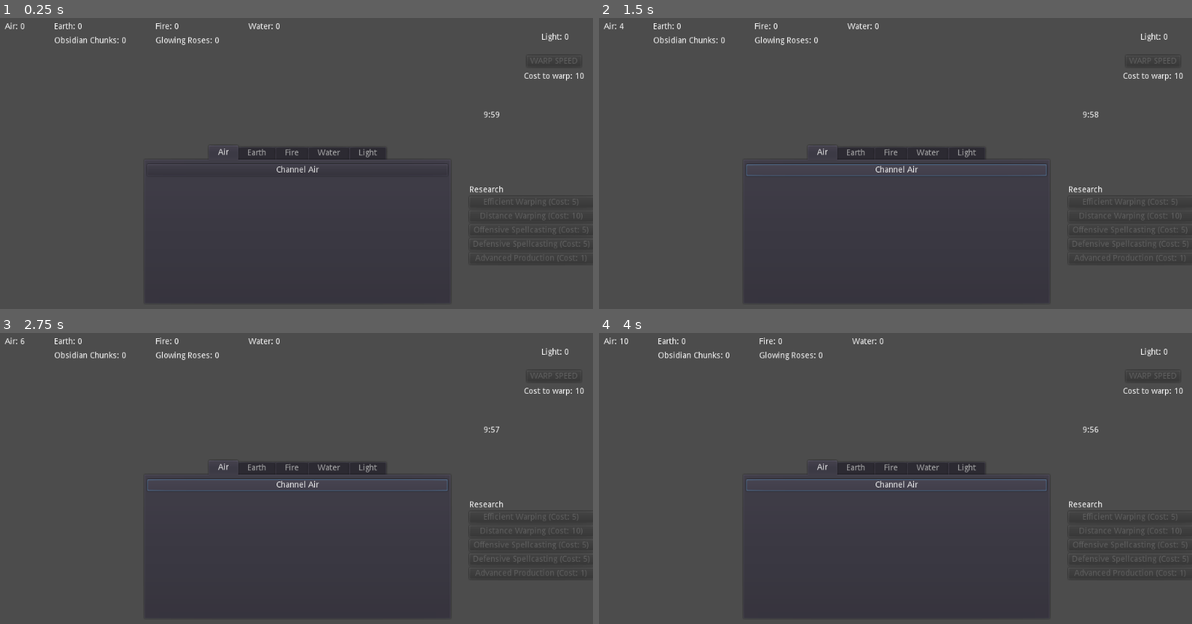
Above: before the commit, frames 1-4 (two rows, left to right).
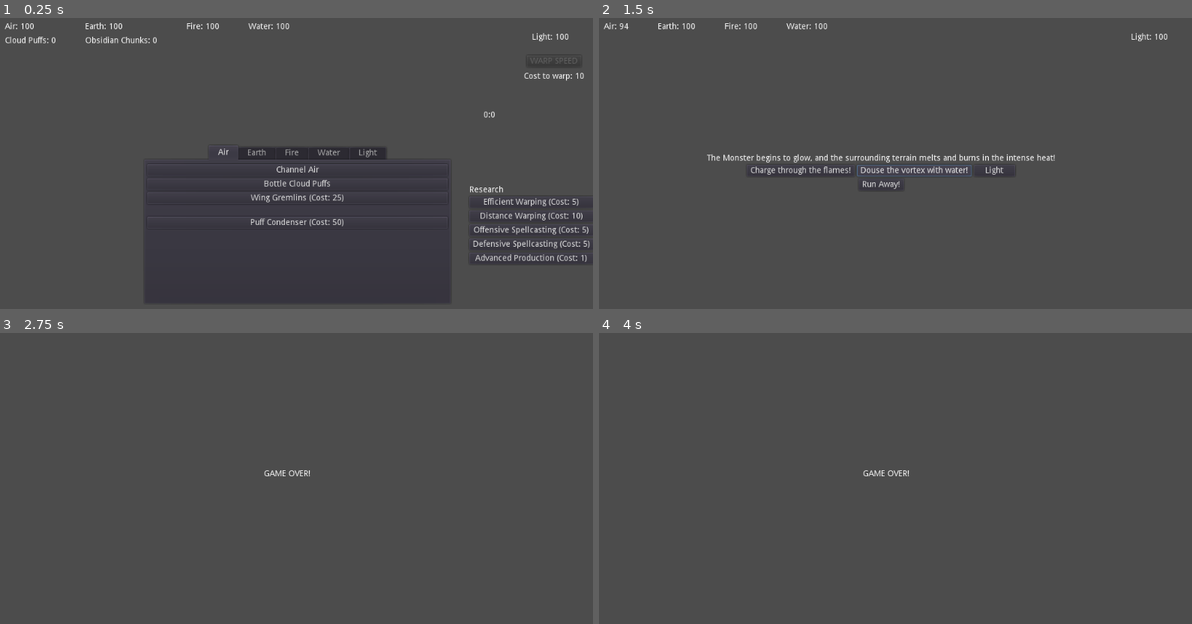
Above: after the commit, the same moments.

Repository: Kevin-Mortimer-19/Spellwarp
Game: Godot game, scene res://Scenes/Dimension.tscn
The game is run twice, just before and just after one commit, with the same random seed, the same clock (stepped at 60 frames per second) and the same inputs.
Inputs (mouse positions are in pixels of both pictures, inside the frame that each line leads up to):
- Up to frame 1 (0.25 s): no input
- Up to frame 2 (1.5 s): click "Channel Air" at 0.5 s; click (919, 169) at 1.25 s, where only the run after the commit has a clickable "Rock shield!"
- Up to frame 3 (2.75 s): click (201, 484) at 2 s, where only the run after the commit has a clickable "Charge through the flames!"
- Up to frame 4 (4 s): click (895, 484) at 2.75 s, where only the run before the commit has a clickable "Channel Air"; click (895, 484) at 3.5 s, where only the run before the commit has a clickable "Channel Air"

The runs differ from the first frame. In frame 1, 2.2% of the frame differs, in the area x 0-100%, y 1-84%; in frame 2, 3.1%, in the area x 3-99%, y 1-61%; in frame 3, 2.2%; in frame 4, 2.3%.

Commit message:
bossfight mechanics complete

Diff:
--- /dev/null
+++ b/Scenes/GAMEOVER.tscn
@@ -0,0 +1,12 @@
+[gd_scene format=2]
+
+[node name="Control" type="Control"]
+anchor_right = 1.0
+anchor_bottom = 1.0
+
+[node name="Label" type="Label" parent="."]
+margin_left = 461.703
+margin_top = 265.568
+margin_right = 559.703
+margin_bottom = 294.568
+text = "GAME OVER!"
--- a/Scenes/MonsterFight.tscn
+++ b/Scenes/MonsterFight.tscn
@@ -1,56 +1,140 @@
-[gd_scene load_steps=2 format=2]
+[gd_scene load_steps=3 format=2]
 
 [ext_resource path="res://Scripts/MidBattleWarp.gd" type="Script" id=1]
+[ext_resource path="res://Scripts/BossFight.gd" type="Script" id=2]
 
 [node name="Control" type="Control"]
 anchor_right = 1.0
 anchor_bottom = 1.0
+script = ExtResource( 2 )
 
-[node name="VBoxContainer" type="VBoxContainer" parent="."]
+[node name="Elements" type="HBoxContainer" parent="."]
+anchor_right = 1.0
+anchor_bottom = 1.0
+margin_left = 20.0
+margin_top = 40.0
+margin_right = -21.0
+margin_bottom = -510.0
+custom_constants/separation = 50
+
+[node name="Air" type="VBoxContainer" parent="Elements"]
+margin_right = 22.0
+margin_bottom = 50.0
+custom_constants/separation = 10
+
+[node name="Count" type="Label" parent="Elements/Air"]
+margin_right = 22.0
+margin_bottom = 14.0
+text = "Air:"
+
+[node name="Earth" type="VBoxContainer" parent="Elements"]
+margin_left = 72.0
+margin_right = 108.0
+margin_bottom = 50.0
+custom_constants/separation = 10
+
+[node name="Count" type="Label" parent="Elements/Earth"]
+margin_right = 36.0
+margin_bottom = 14.0
+text = "Earth:"
+
+[node name="Fire" type="VBoxContainer" parent="Elements"]
+margin_left = 158.0
+margin_right = 186.0
+margin_bottom = 50.0
+custom_constants/separation = 10
+
+[node name="Count" type="Label" parent="Elements/Fire"]
+margin_right = 28.0
+margin_bottom = 14.0
+text = "Fire:"
+
+[node name="Water" type="VBoxContainer" parent="Elements"]
+margin_left = 236.0
+margin_right = 278.0
+margin_bottom = 50.0
+custom_constants/separation = 10
+
+[node name="Count" type="Label" parent="Elements/Water"]
+margin_right = 42.0
+margin_bottom = 14.0
+text = "Water:"
+
+[node name="Menu" type="VBoxContainer" parent="."]
 margin_left = 68.0187
 margin_top = 120.123
 margin_right = 919.019
 margin_bottom = 472.123
 alignment = 1
 
-[node name="Label" type="Label" parent="VBoxContainer"]
+[node name="Label" type="Label" parent="Menu"]
 margin_top = 145.0
 margin_right = 851.0
 margin_bottom = 159.0
-text = "The Monster attacks, breathing a jet of smoldering fire towards you!"
 align = 1
 
-[node name="HBoxContainer" type="HBoxContainer" parent="VBoxContainer"]
+[node name="CombatRow" type="HBoxContainer" parent="Menu"]
 margin_top = 163.0
 margin_right = 851.0
 margin_bottom = 183.0
 alignment = 1
 
-[node name="FightButton1" type="Button" parent="VBoxContainer/HBoxContainer"]
-margin_left = 237.0
-margin_right = 406.0
+[node name="FailButton" type="Button" parent="Menu/CombatRow"]
+margin_left = 150.0
+margin_right = 319.0
 margin_bottom = 20.0
 rect_min_size = Vector2( 70, 20 )
 text = "Block it with your hands!"
 
-[node name="FightButton2" type="Button" parent="VBoxContainer/HBoxContainer"]
-margin_left = 410.0
-margin_right = 614.0
+[node name="ElementButton" type="Button" parent="Menu/CombatRow"]
+margin_left = 323.0
+margin_right = 527.0
 margin_bottom = 20.0
 rect_min_size = Vector2( 70, 20 )
 text = "Block it with a shield of water!"
 
-[node name="HBoxContainer2" type="HBoxContainer" parent="VBoxContainer"]
+[node name="LightButton" type="Button" parent="Menu/CombatRow"]
+margin_left = 531.0
+margin_right = 700.0
+margin_bottom = 20.0
+rect_min_size = Vector2( 70, 20 )
+text = "Block it with your hands!"
+
+[node name="Advance" type="Button" parent="Menu/CombatRow"]
+visible = false
+margin_left = 610.0
+margin_right = 622.0
+margin_bottom = 20.0
+
+[node name="WarpRow" type="HBoxContainer" parent="Menu"]
 margin_top = 187.0
 margin_right = 851.0
 margin_bottom = 207.0
 alignment = 1
 
-[node name="WarpButton" type="Button" parent="VBoxContainer/HBoxContainer2"]
+[node name="WarpButton" type="Button" parent="Menu/WarpRow"]
 margin_left = 387.0
 margin_right = 464.0
 margin_bottom = 20.0
 text = "Run Away!"
 script = ExtResource( 1 )
 
-[connection signal="pressed" from="VBoxContainer/HBoxContainer2/WarpButton" to="VBoxContainer/HBoxContainer2/WarpButton" method="_on_warp_pressed"]
+[node name="LightHBox" type="HBoxContainer" parent="."]
+margin_left = 20.0
+margin_top = 40.0
+margin_right = 983.0
+margin_bottom = 90.0
+alignment = 2
+
+[node name="LightLabel" type="Label" parent="LightHBox"]
+margin_left = 928.0
+margin_top = 18.0
+margin_right = 963.0
+margin_bottom = 32.0
+text = "Light:"
+align = 2
+
+[connection signal="pressed" from="Menu/CombatRow/FailButton" to="." method="_on_fail_button_pressed"]
+[connection signal="pressed" from="Menu/CombatRow/ElementButton" to="." method="_on_element_button_pressed"]
+[connection signal="pressed" from="Menu/CombatRow/LightButton" to="." method="_on_light_button_pressed"]
+[connection signal="pressed" from="Menu/WarpRow/WarpButton" to="Menu/WarpRow/WarpButton" method="_on_warp_pressed"]
--- a/Scripts/BigScript.gd
+++ b/Scripts/BigScript.gd
@@ -37,11 +37,22 @@
 var current_dim = dim.new(1,1,1,1)
 
 func _ready():
+	rng.randomize()
+	if !Monster.initialized:
+		monster_stats()
+
+
 	Warp_Label.text = "Cost to warp: %s" % str(warp_cost)
 	if Warp_Timer.is_stopped():
 		Warp_Timer.start()
-	rng.randomize()
 	new_dimension()
+
+	#TEMP
+	air_count = 100
+	earth_count = 100
+	fire_count = 100
+	water_count = 100
+	light_count = 100
 
 	air_label.text = "Air: %s" % air_count
 	earth_label.text = "Earth: %s" % earth_count
@@ -58,6 +69,22 @@
 		Warp_Button.disabled = true
 	else:
 		Warp_Button.disabled = false
+
+func monster_stats():
+	var not_affinity = rng.randi_range(0,3)
+	var arr = [list.RES.AIR, list.RES.EARTH, list.RES.FIRE, list.RES.WATER]
+	var affinity_arr = []
+	for a in arr:
+		if a != not_affinity:
+			affinity_arr.append(a)
+	Monster.affinity1 = affinity_arr[0]
+	Monster.affinity2 = affinity_arr[1]
+	Monster.affinity3 = affinity_arr[2]
+	print(Monster.affinity1)
+	print(Monster.affinity2)
+	print(Monster.affinity3)
+
+	Monster.initialized = true
 
 func add_element(amount, element):
 	match element:
--- /dev/null
+++ b/Scripts/BossFight.gd
@@ -0,0 +1,198 @@
+extends Control
+
+var Event = load("res://Scripts/MonsterEvent.gd")
+onready var FightLabel = $Menu/Label
+onready var FailButton = $Menu/CombatRow/FailButton
+onready var ElementButton = $Menu/CombatRow/ElementButton
+onready var LightButton = $Menu/CombatRow/LightButton
+
+onready var AirLabel = $Elements/Air/Count
+onready var EarthLabel = $Elements/Earth/Count
+onready var FireLabel = $Elements/Fire/Count
+onready var WaterLabel = $Elements/Water/Count
+onready var LightLabel = $LightHBox/LightLabel
+
+var AirAttack: MonsterEvent
+var AirDefend: MonsterEvent
+var air_events = []
+var EarthAttack: MonsterEvent
+var EarthDefend: MonsterEvent
+var earth_events = []
+var FireAttack: MonsterEvent
+var FireDefend: MonsterEvent
+var fire_events = []
+var WaterAttack: MonsterEvent
+var WaterDefend: MonsterEvent
+var water_events = []
+
+const AIR = 10
+const EARTH = 10
+const FIRE = 10
+const WATER = 10
+const DARK = 25
+
+var active_element: int
+var offense_mode: bool
+var final_turn: bool = false
+
+var turn_count: int
+
+var rng = RandomNumberGenerator.new()
+
+func _ready():
+	rng.randomize()
+	element_text_update()
+	AirAttack = Event.new("The Monster leaps into the air and conjures a great hurricane that quickly encircles you!", ResourceList.RES.AIR, "Curl up in the fetal position!", "Rock shield!", "Light")
+	AirDefend = Event.new("The Monster leaps into the air, wreathing itself in a formidable windstorm!", ResourceList.RES.AIR, "Throw a rock at it!", "Throw a big rock at it!", "Light")
+	air_events.append(AirAttack)
+	air_events.append(AirDefend)
+
+	EarthAttack = Event.new("The Monster smashes into the ground, causing the earth itself to quake in fear!", ResourceList.RES.EARTH, "Jump!", "Fly!", "Light")
+	EarthDefend = Event.new("The Monster digs into the ground, taking shelter amid walls of upturned mineral!", ResourceList.RES.EARTH, "Fail", "Air Cutter", "Light")
+	earth_events.append(EarthAttack)
+	earth_events.append(EarthDefend)
+
+	FireAttack = Event.new("The Monster attacks, breathing a jet of smoldering fire towards you!", ResourceList.RES.FIRE, "Stop, drop, and roll!", "Doues the flames with water!", "Light")
+	FireDefend = Event.new("The Monster begins to glow, and the surrounding terrain melts and burns in the intense heat!", ResourceList.RES.FIRE, "Charge through the flames!", "Douse the vortex with water!", "Light")
+	fire_events.append(FireAttack)
+	fire_events.append(FireDefend)
+
+
+	WaterAttack = Event.new("The Monster roars, summoning a mighty flood to wash away its foe!", ResourceList.RES.WATER, "Dive in!", "Raise a wall of fire!", "Light")
+	WaterDefend = Event.new("The temperature drops suddenly as the Monster's fur takes on an icy sheen!", ResourceList.RES.WATER, "Punch the ice!", "Melt the ice!", "Light")
+	water_events.append(WaterAttack)
+	water_events.append(WaterDefend)
+	turn_count = 1
+	battle_turn(get_event(Monster.affinity1))
+
+func element_text_update():
+	AirLabel.set_text("Air: %s" % StoredEnergy.air)
+	EarthLabel.set_text("Earth: %s" % StoredEnergy.earth)
+	FireLabel.set_text("Fire: %s" % StoredEnergy.fire)
+	WaterLabel.set_text("Water: %s" % StoredEnergy.water)
+	LightLabel.set_text("Light: %s" % StoredEnergy.light)
+
+func next_turn(success):
+	if success:
+		print("SUCCESS")
+		element_text_update()
+		match turn_count:
+			1:
+				turn_count += 1
+				battle_turn(get_event(Monster.affinity2))
+			2:
+				turn_count += 1
+				battle_turn(get_event(Monster.affinity3))
+			3:
+				final_turn = true
+				overwhelming_darkness()
+	else:
+		game_over()
+
+func battle_turn(e):
+	FightLabel.set_text(e.get_desc())
+	FailButton.set_text(e.get_fail_button())
+	ElementButton.set_text(e.get_element_button())
+	LightButton.set_text(e.get_light_button())
+
+func _on_fail_button_pressed():
+	game_over()
+
+func _on_element_button_pressed():
+	match active_element:
+		ResourceList.RES.AIR:
+			var difference = StoredEnergy.air - AIR
+			if difference > 0:
+				StoredEnergy.air = difference
+				next_turn(true)
+			else:
+				next_turn(false)
+		ResourceList.RES.EARTH:
+			var difference = StoredEnergy.earth - EARTH
+			if difference > 0:
+				StoredEnergy.earth = difference
+				next_turn(true)
+			else:
+				next_turn(false)
+		ResourceList.RES.FIRE:
+			var difference = StoredEnergy.fire - FIRE
+			if difference > 0:
+				StoredEnergy.fire = difference
+				next_turn(true)
+			else:
+				next_turn(false)
+		ResourceList.RES.WATER:
+			var difference = StoredEnergy.water - WATER
+			if difference > 0:
+				StoredEnergy.water = difference
+				next_turn(true)
+			else:
+				next_turn(false)
+
+func _on_light_button_pressed():
+	if final_turn:
+		var difference = StoredEnergy.light - DARK
+		if difference > 0:
+			victory()
+		else:
+			game_over()
+	else:
+		match active_element:
+			ResourceList.RES.AIR:
+				var difference = StoredEnergy.light - AIR
+				if difference > 0:
+					StoredEnergy.light = difference
+					next_turn(true)
+				else:
+					next_turn(false)
+			ResourceList.RES.EARTH:
+				var difference = StoredEnergy.light - EARTH
+				if difference > 0:
+					StoredEnergy.light = difference
+					next_turn(true)
+				else:
+					next_turn(false)
+			ResourceList.RES.FIRE:
+				var difference = StoredEnergy.light - FIRE
+				if difference > 0:
+					StoredEnergy.light = difference
+					next_turn(true)
+				else:
+					next_turn(false)
+			ResourceList.RES.WATER:
+				var difference = StoredEnergy.light - WATER
+				if difference > 0:
+					StoredEnergy.light = difference
+					next_turn(true)
+				else:
+					next_turn(false)
+
+func spell_check(button, research):
+	if research:
+		button.disabled = false
+	else:
+		button.disabled = true
+
+func overwhelming_darkness():
+	FightLabel.set_text("The monster charges up a blast of overwhelming darkness!")
+	ElementButton.visible = false
+
+func game_over():
+	get_tree().change_scene("res://Scenes/GAMEOVER.tscn")
+
+func victory():
+	FightLabel.set_text("victory!")
+
+func get_event(a):
+	var index = rng.randi_range(0,1)
+	active_element = a
+	offense_mode = true if index == 0 else false
+	match a:
+		ResourceList.RES.AIR:
+			return air_events[index]
+		ResourceList.RES.EARTH:
+			return earth_events[index]
+		ResourceList.RES.FIRE:
+			return fire_events[index]
+		ResourceList.RES.WATER:
+			return water_events[index]
--- /dev/null
+++ b/Scripts/Monster.gd
@@ -0,0 +1,8 @@
+extends Node
+
+var initialized: bool = false
+
+var darkness: int
+var affinity1: int
+var affinity2: int
+var affinity3: int
--- /dev/null
+++ b/Scripts/MonsterEvent.gd
@@ -0,0 +1,31 @@
+class_name MonsterEvent extends Node
+
+var desc: String
+
+var element: int
+
+var fail_button: String
+var element_button: String
+var light_button: String
+
+func _init(d, e, fb, eb, lb):
+	desc = d
+	element = e
+	fail_button = fb
+	element_button = eb
+	light_button = lb
+
+func get_desc():
+	return desc
+
+func get_element():
+	return element
+
+func get_fail_button() -> String:
+	return fail_button
+
+func get_element_button() -> String:
+	return element_button
+
+func get_light_button() -> String:
+	return light_button
--- a/Scripts/TimeLimit.gd
+++ b/Scripts/TimeLimit.gd
@@ -3,7 +3,7 @@
 onready var main = get_node("..")
 
 # Time (in seconds) until the monster appears
-var start_time = 600
+var start_time = 1
 
 onready var Display = $Display
 
--- a/project.godot
+++ b/project.godot
@@ -13,6 +13,11 @@
 "class": "Dimension",
 "language": "GDScript",
 "path": "res://Scripts/Dimension.gd"
+}, {
+"base": "Node",
+"class": "MonsterEvent",
+"language": "GDScript",
+"path": "res://Scripts/MonsterEvent.gd"
 }, {
 "base": "Node",
 "class": "ResearchOption",
@@ -31,6 +36,7 @@
 } ]
 _global_script_class_icons={
 "Dimension": "",
+"MonsterEvent": "",
 "ResearchOption": "",
 "ResourceCreator": "",
 "Stored_Energy": ""
@@ -48,6 +54,7 @@
 SoundPlayer="*res://Scenes/SoundPlayer.tscn"
 StoredEnergy="*res://Scripts/StoredEnergy.gd"
 ResearchDB="*res://Scripts/ResearchDB.gd"
+Monster="*res://Scripts/Monster.gd"
 
 [rendering]
 
